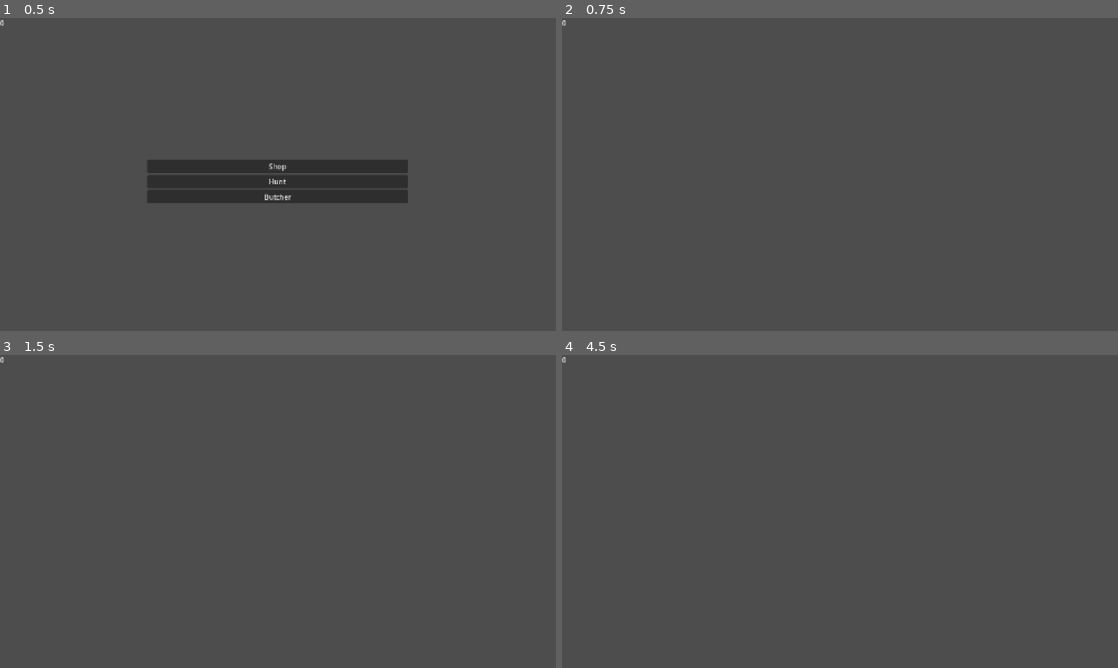
Above: before the commit, frames 1-4 (two rows, left to right).
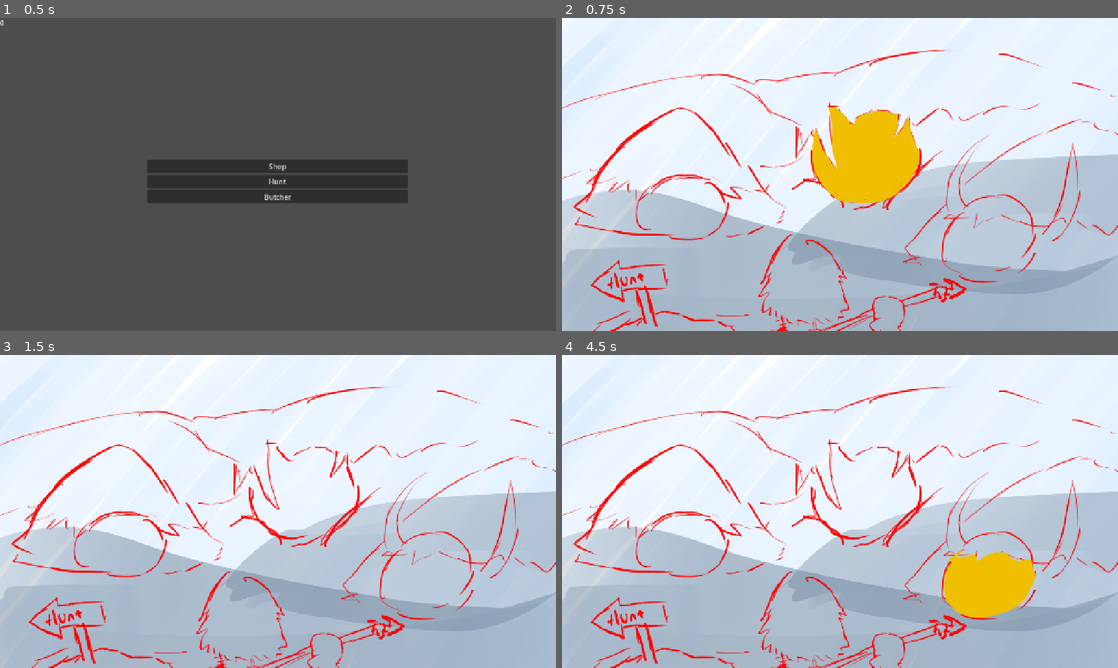
Above: after the commit, the same moments.

Repository: chrisguayara/gtmk-jam-26
Game: Godot game, scene res://globals/main.tscn
Same seed, same stepped clock (60 frames per second), same inputs: the game is played once before the commit and once after it.
Inputs (mouse positions are in pixels of both pictures, inside the frame that each line leads up to):
- Up to frame 1 (0.5 s): no input
- Up to frame 2 (0.75 s): click "Shop" at 0.5 s
- Up to frame 3 (1.5 s): tap Enter at 1.25 s; move the mouse to (400, 495) at 1.27 s
- Up to frame 4 (4.5 s): tap Space at 2, 3.5 s; move the mouse to (728, 527) at 2.02 s; tap Enter at 2.75, 4.25 s; move the mouse to (895, 442) at 2.77 s; move the mouse to (812, 574) at 3.52 s; move the mouse to (1006, 558) at 4.27 s

Frame 1 is identical in both runs. In frame 2, 100% of the frame differs, in the area x 0-100%, y 0-100%; in frame 3, 100%; in frame 4, 100%.

Commit message:
marketplace hover

Diff:
--- a/globals/scripts/game_manager.gd
+++ b/globals/scripts/game_manager.gd
@@ -20,7 +20,6 @@
 		return hud
 
 func request_state(state_name: StringName, args = null) -> void:
-	print(state_name + " requested")
 	if main:
-		print("Main was touched and changed to " + state_name)
+		print("changed to " + state_name)
 		main.game_state_machine.change_states(state_name, args)
--- a/scenes/shopping_center.tscn
+++ b/scenes/shopping_center.tscn
@@ -1,6 +1,67 @@
 [gd_scene format=3 uid="uid://dp50qetmucco5"]
 
 [ext_resource type="Script" uid="uid://chc6ixt0dmkja" path="res://scripts/shopping_center.gd" id="1_ix0d0"]
+[ext_resource type="Texture2D" uid="uid://def77hwo385lk" path="res://assets/backgrounds/marketplace0.png" id="2_0r63a"]
+[ext_resource type="Texture2D" uid="uid://b50pwlrtu8nku" path="res://assets/backgrounds/shop/lurestraps_trim.png" id="3_60n6q"]
+[ext_resource type="Texture2D" uid="uid://bevqj5pb7nasi" path="res://assets/backgrounds/shop/butcher_trim.png" id="3_g4rni"]
+[ext_resource type="Texture2D" uid="uid://gbblrtiqyghk" path="res://assets/backgrounds/shop/weapons_trim.png" id="4_kjqc2"]
+[ext_resource type="Texture2D" uid="uid://dbbi703a8d78h" path="res://assets/backgrounds/shop/hunt_start.png" id="5_kjqc2"]
 
 [node name="shopping_center" type="Node2D" unique_id=1523955201]
 script = ExtResource("1_ix0d0")
+
+[node name="TextureRect" type="TextureRect" parent="." unique_id=1407917830]
+offset_left = -26.0
+offset_top = -21.0
+offset_right = 1304.0
+offset_bottom = 749.0
+texture = ExtResource("2_0r63a")
+
+[node name="luretrap_detection" type="Area2D" parent="." unique_id=37141841]
+position = Vector2(272, 432)
+
+[node name="luretrap" type="CollisionPolygon2D" parent="luretrap_detection" unique_id=1631390489]
+polygon = PackedVector2Array(48, -77.9, 23.899994, -79, -22.800003, -79, -48.4, -69, -51.7, -69, -59.7, -63, -61.8, -63, -86.8, -38, -88.2, -38, -104.1, -10, -105.4, -10, -108, -2.9000015, -108, 38.800003, -89, 57.800003, -89, 59.300003, -60, 73.2, -60, 74.7, -37.199997, 79, 31.399994, 79, 54.399994, 70, 56.600006, 70, 82.5, 52, 84.899994, 52, 95.899994, 40, 97.2, 40, 108, 18.400002, 108, -29, 100, -47.4, 100, -49.9, 88, -61, 88, -62.4, 48, -76.5)
+
+[node name="butcher_detection" type="Area2D" parent="." unique_id=649991539]
+position = Vector2(985, 527)
+
+[node name="CollisionPolygon2D" type="CollisionPolygon2D" parent="butcher_detection" unique_id=243430794]
+polygon = PackedVector2Array(-61, -77.5, -74, -77.5, -96.7, -59.5, -98.2, -59.5, -99.3, -57.3, -93.2, -49, -102, -36.5, -103.6, -36.5, -106, -25.7, -106, 32.9, -104, 37.9, -104, 40.5, -99, 44.4, -99, 46.300003, -79, 66.3, -79, 67.7, -69, 72.7, -69, 74, -55.9, 77.5, 7.4000015, 77.5, 18.099998, 74.5, 22.399994, 74.5, 48.300003, 63.5, 51.699997, 63.5, 64.7, 53.5, 66.899994, 53.5, 86.8, 32.5, 88.3, 32.5, 106, -8.800003, 106, -34, 104, -39, 104, -47.1, 101, -52.1, 101, -54.7, 95, -57.8, 95, -58.9, 90.3, -60.5, 75.7, -60.5, 65.7, -57.5, 62.600006, -57.5, 32.100006, -77.5, 23.199997, -77.5, -4.4000015, -71.5, -7.5999985, -71.5, -26.400002, -58.4, -27, -63.7, -27, -67.7, -34, -71.7, -34, -74.2, -64.2, -65.5, -67.5, -65.5, -62.1, -71.5, -59.2, -71.5, -61, -76.9)
+
+[node name="weapon_detection" type="Area2D" parent="." unique_id=66607480]
+position = Vector2(700, 315)
+
+[node name="weapons_shop" type="CollisionPolygon2D" parent="weapon_detection" unique_id=433469260]
+polygon = PackedVector2Array(-66, -112, -87, -112, -91, -107.8, -91, -104.7, -87.4, -94, -86.8, -94, -83.8, -69, -83.1, -69, -84, -38, -84, -21.800003, -74.5, 16.399994, -95.9, -15, -96.5, -15, -107, -50.3, -107, -53, -112, -57, -112, -59.8, -117.3, -58, -120.1, -58, -123.1, -53, -124, -53, -124, 33.800003, -118, 47.300003, -118, 49.600006, -104, 70.600006, -104, 72.899994, -69, 104.8, -69, 106.399994, -56, 111.399994, -56, 112, 30.699997, 112, 38.100006, 110, 41.5, 110, 54.5, 103, 57.600006, 103, 66.600006, 97, 68.8, 97, 100.8, 66, 102.2, 66, 119.100006, 36, 120.600006, 36, 124, 22, 124, -15.800003, 115.3, -34, 114.5, -34, 105, -66.3, 105, -81, 100, -85, 100, -88.4, 90.5, -83, 88.7, -83, 82, -67.4, 82, -65.9, 73.7, -55.8, 76.5, -66, 78, -66, 78, -91.8, 73, -96.8, 73, -99, 60.5, -99, 55, -102.2, 55, -103.7, 42.199997, -106, 20.699997, -106, -11.300003, -96, -13.800003, -96, -25.800003, -84, -27.400002, -84, -31.300003, -74.3, -45, -91.7, -45, -94, -66, -111.1)
+
+[node name="hunt_detection" type="Area2D" parent="." unique_id=45968136]
+position = Vector2(170, 627)
+
+[node name="hunt_sign" type="CollisionPolygon2D" parent="hunt_detection" unique_id=1776941951]
+polygon = PackedVector2Array(60, -99.6, 60, -92.7, 43.800003, -78.4, -13, -75.2, -13, -74.5, -21.199997, -74.5, -27, -84, -27, -88, -40.699997, -89.5, -46, -89.5, -115.9, -23.5, -118, -23.5, -120.8, -18.300003, -108, 1.9000015, -108, 4.5, -38, 41.399994, -38, 45.399994, -14.800003, 41.5, -9.099998, 41.5, 0, 74.899994, 0, 79.600006, 11.899994, 91.5, 22.199997, 91.5, 34, 78.399994, 34, 68.7, 9, -8.5, 9, -14.199997, -26.699997, -9.5, -31.800003, -9.5, -40.4, 4.699997, -81.9, -16.900002, -45.6, -48.3, -39, -42.300003, -39, -38, 56.800003, -47.3, 62.199997, -13.300003, 42.300003, -15.5, 30.800003, -15.5, 22.800003, -6.5, 17.399994, -6.5, 41, 79, 41, 84.899994, 55, 90.5, 61.600006, 90.5, 69, 80.100006, 69, 74.899994, 54.399994, 17.5, 64, 17.5, 63, 19.099998, 63, 25.399994, 71, 34.300003, 71, 37.100006, 84.2, 41.5, 94.3, 41.5, 100.3, 34.5, 102.3, 34.5, 104.899994, 28.5, 87.7, 10.199997, 91.2, 6.5, 95.5, 6.5, 92, -29, 92, -36.199997, 78, -85.2, 78, -90.6)
+
+[node name="luretrap_shop" type="Sprite2D" parent="." unique_id=1915572381]
+position = Vector2(272, 432)
+texture = ExtResource("3_60n6q")
+
+[node name="weapon_shop" type="Sprite2D" parent="." unique_id=923252626]
+position = Vector2(700, 315)
+texture = ExtResource("4_kjqc2")
+
+[node name="hunt_sign" type="Sprite2D" parent="." unique_id=759250520]
+position = Vector2(170, 627)
+texture = ExtResource("5_kjqc2")
+
+[node name="butcher_shop" type="Sprite2D" parent="." unique_id=1875142779]
+position = Vector2(985, 527)
+texture = ExtResource("3_g4rni")
+
+[connection signal="mouse_entered" from="luretrap_detection" to="." method="_on_luretrap_mouse_entered"]
+[connection signal="mouse_exited" from="luretrap_detection" to="." method="_on_luretrap_mouse_exited"]
+[connection signal="mouse_entered" from="butcher_detection" to="." method="_on_butcher_mouse_entered"]
+[connection signal="mouse_exited" from="butcher_detection" to="." method="_on_butcher_mouse_exited"]
+[connection signal="mouse_entered" from="weapon_detection" to="." method="_on_weapon_mouse_entered"]
+[connection signal="mouse_exited" from="weapon_detection" to="." method="_on_weapon_mouse_exited"]
+[connection signal="mouse_entered" from="hunt_detection" to="." method="_on_hunt_mouse_entered"]
+[connection signal="mouse_exited" from="hunt_detection" to="." method="_on_hunt_mouse_exited"]
--- a/scripts/shopping_center.gd
+++ b/scripts/shopping_center.gd
@@ -1,5 +1,47 @@
 extends Node2D
 class_name ShoppingCenter
 
+@onready var butcher_shop: Sprite2D = $butcher_shop
+@onready var luretrap_shop: Sprite2D = $luretrap_shop
+@onready var weapon_shop: Sprite2D = $weapon_shop
+@onready var hunt_sign: Sprite2D = $hunt_sign
+
 func _on_shop_door_pressed(shop_id: StringName) -> void:
 	Signals.shop_entered.emit(shop_id)
+
+func _ready() -> void:
+	butcher_shop.visible = false
+	weapon_shop.visible = false
+	luretrap_shop.visible = false
+	hunt_sign.visible = false
+
+func _on_butcher_mouse_entered() -> void:
+	butcher_shop.visible = true
+
+
+func _on_butcher_mouse_exited() -> void:
+	butcher_shop.visible = false
+
+
+func _on_luretrap_mouse_entered() -> void:
+	luretrap_shop.visible = true
+
+
+func _on_luretrap_mouse_exited() -> void:
+	luretrap_shop.visible = false
+
+
+func _on_weapon_mouse_entered() -> void:
+	weapon_shop.visible = true
+
+
+func _on_weapon_mouse_exited() -> void:
+	weapon_shop.visible = false
+
+
+func _on_hunt_mouse_entered() -> void:
+	hunt_sign.visible = true
+
+
+func _on_hunt_mouse_exited() -> void:
+	hunt_sign.visible = false
Binary file added: assets/backgrounds/marketplace0.png
Not shown, added: assets/backgrounds/marketplace0.png.import
Binary file added: assets/backgrounds/shop/butcher_trim.png
Not shown, added: assets/backgrounds/shop/butcher_trim.png.import
Binary file added: assets/backgrounds/shop/hunt_start.png
Not shown, added: assets/backgrounds/shop/hunt_start.png.import
Binary file added: assets/backgrounds/shop/lurestraps_trim.png
Not shown, added: assets/backgrounds/shop/lurestraps_trim.png.import
Binary file added: assets/backgrounds/shop/weapons_trim.png
Not shown, added: assets/backgrounds/shop/weapons_trim.png.import
